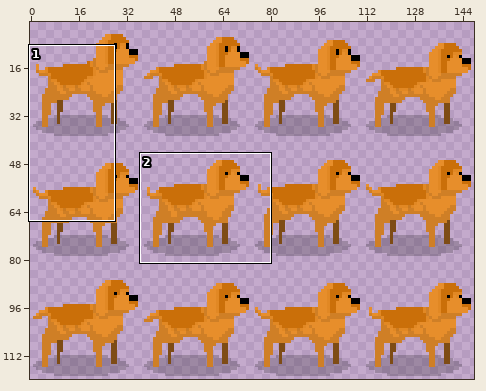
Sprite sheet: Assets/_Game/Art/Characters/Caramelo/CarameloFicandoTriste.png. Above: a wide view before the commit, with the close-up outlined.
Close-up. Old version:
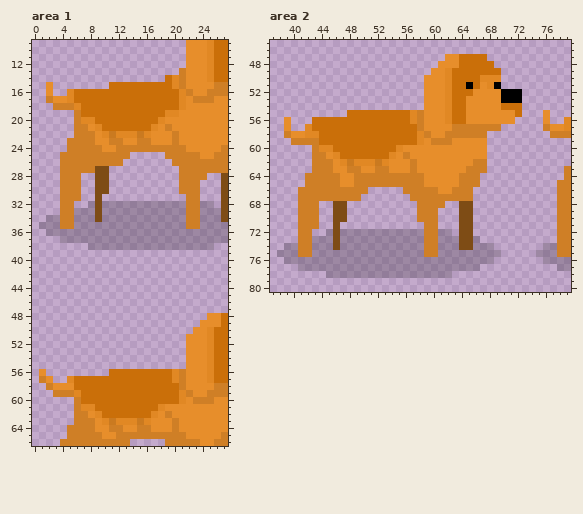
The file is 148x120 pixels. Colours within 5 levels of each other are drawn and written as one. Shown: area 1: x 0..27, y 9..66; area 2: x 37..79, y 45..80. The wide view leaves out empty margins. The commit also changed other parts of the picture, which this record leaves out.
Once edited:
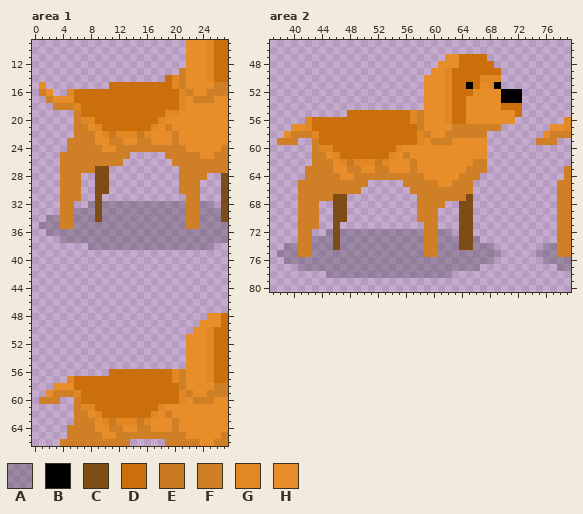
Palette (. is transparent): A #00000033  B #000000  C #7e4c15  D #ca6f09  E #ca7a20  F #cf7f26  G #e18824  H #e78e2b
Edits made:
--- area 1
@@ x 0..7 @@
 14 ........
-15 ..H.....
-16 ..H..GDD
-17 ..FHHGDD
+15 .H......
+16 .FH..GDD
+17 ..FHHHDD
 18 ...FFFGD
@@ x 0..5 @@
 55 ......
-56 .H....
-57 .FH..G
-58 ..FHHH
-59 ...FFF
-60 ......
+56 ......
+57 .....G
+58 ...HHH
+59 ..HFFF
+60 .FFF..
 61 ......
--- area 2
@@ x 37..79 @@
 54 ......................HHHGDDHHHHHDDD.......
-55 ...........DDDDDDDDDGFHHHGDDHHHHHHHD...H...
-56 ..H...DDDDDDDDDDDDDDGFHHHGDDHHHHHHH....H..G
-57 ..H..GDDDDDDDDDDDDDDDFHHHHFFFFFFF......FHHG
-58 ..FHHGGDDDDDDDDDDDDDDGFHHFFFFFF.........FFF
-59 ...FFFFDDDDDDDDDDDDDDGHFFFHHHHH............
+55 ...........DDDDDDDDDGFHHHGDDHHHHHHHD.......
+56 .....GDDDDDDDDDDDDDDGFHHHGDDHHHHHHH.......G
+57 ...HHGDDDDDDDDDDDDDDDFHHHHFFFFFFF.......HHG
+58 ..HFFFGDDDDDDDDDDDDDDGFHHFFFFFF........HFFF
+59 .FFF..FDDDDDDDDDDDDDDGHFFFHHHHH.......FFF..
 60 ......FGGDDDDDDDDDGHHHHHHHHHHHH............
@@ x 39..68 @@
 62 ....FFFHGEGGGEGHHHFHHHHHHHHFF.
-63 ....FFFHHFFHHFFHHHFHHHHHHHFFF.
+63 ...FFFFHHFFHHFFHHHFHHHHHHHFFF.
 64 ...FFFFFHHFFFFFFFFFFHHHHHFFF..
-65 ...FFFFFHHFFFFFFFFFFHHHHHFFF..
-66 ..FFFFFFFFFF.....FFFFFHHFFF...
-67 ..FFFFFFFFF.......FFFFFFFFF...
+65 ..FFFFFFFFFF.....FFFFFHHFFF...
+66 ..FFFFFFFFF.......FFFFFFFFF...
+67 ..FFFFFCC..........FFFFFFFC...
 68 ..FFF..CC..........FFFF..CC...
Pixel boxes of the changes (left, top, right, bottom) in both close-ups:
changed: (39, 82, 74, 103)
changed: (39, 369, 60, 404)
changed: (536, 110, 557, 145)
changed: (277, 117, 312, 145)
added: (298, 166, 312, 187)
changed: (333, 180, 480, 201)
